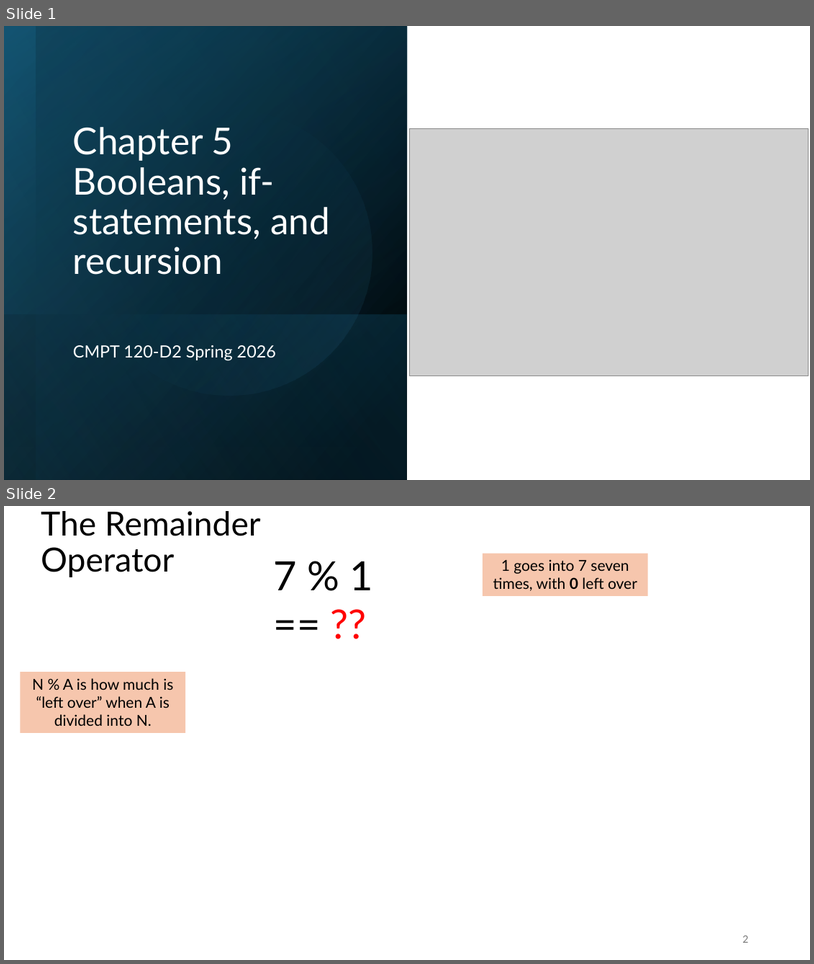
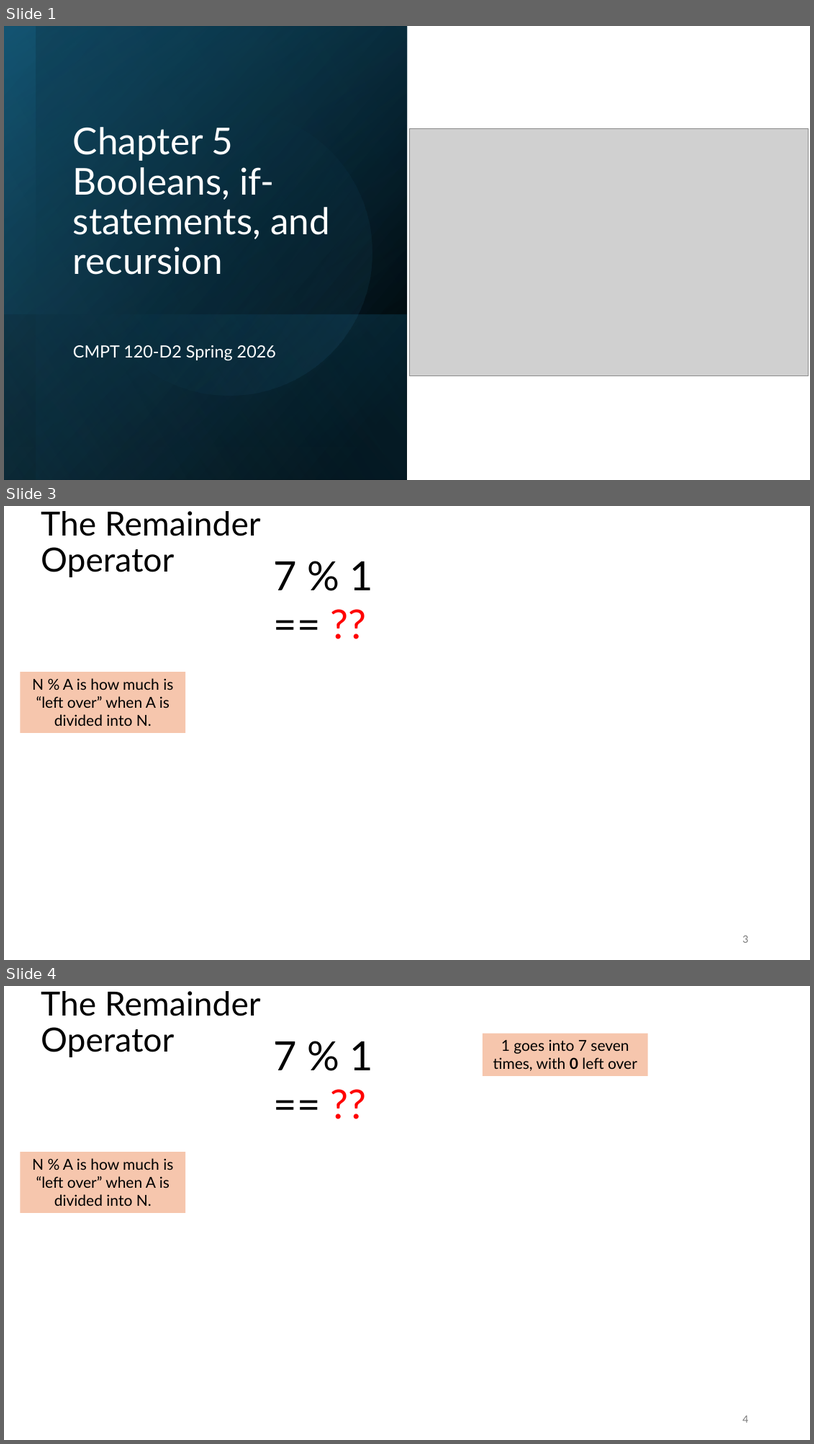
Before and after one commit to tjd1234/cmpt120spring2026, a slide deck: lecture_notes/chapter5/chapter5.pptx. Shown one above the other, each under a label of ours: slides 1 and 2 before the commit, slides 1, 3 and 4 after it; the slides between them are not shown. The pictures are 814x964 and 814x1444 pixels, drawn with LibreOffice and Linux fonts; fonts in the diff are those of the drawing; grey boxes stand for pictures. Boxes give left, top, right and bottom in pixels: in the first picture for what was removed or moved away, otherwise in the second. Text is boxed around its words. In the diff, an @@ line names an element or a change of style, - is before the commit and + after.

```diff
--- a/lecture_notes/chapter5/chapter5.pptx
+++ b/lecture_notes/chapter5/chapter5.pptx
@@ slide 3 added at [4, 506, 810, 960], background #FFFFFF @@
@@ title added at [41, 511, 261, 577], 39.6 pt, text #000000 @@
+The Remainder Operator
@@ text added at [274, 561, 373, 590], 48 pt, text #000000 @@
+7 % 1 == ??
@@ rectangle added at [21, 672, 185, 733], fill #F6C6AD, 18 pt, text #000000 @@
+N % A is how much is “left over” when A is divided into N.
@@ page number added at [743, 935, 748, 942], 12 pt, text #797979 @@
+3
@@ what was slide 2 is now slide 4 @@
@@ page number at [743, 1415, 748, 1422]: text changed @@
-2
+4
```
Also in this commit, not shown: 27 slides changed, 4 other slides added, 56 other files.
